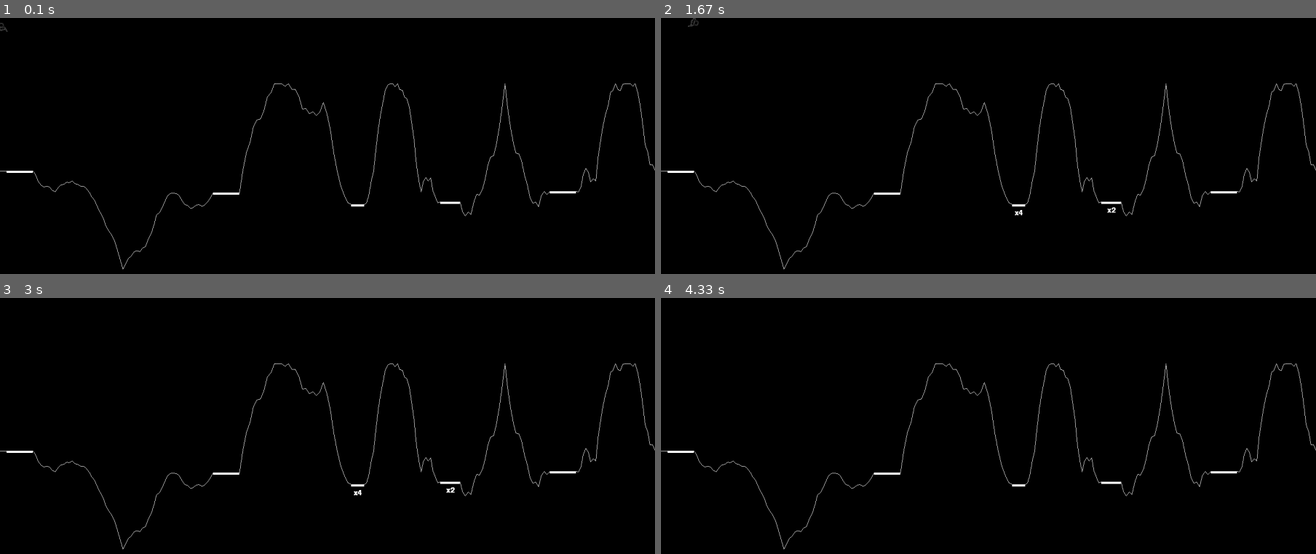
Above: before the commit, frames 1-4 (two rows, left to right).
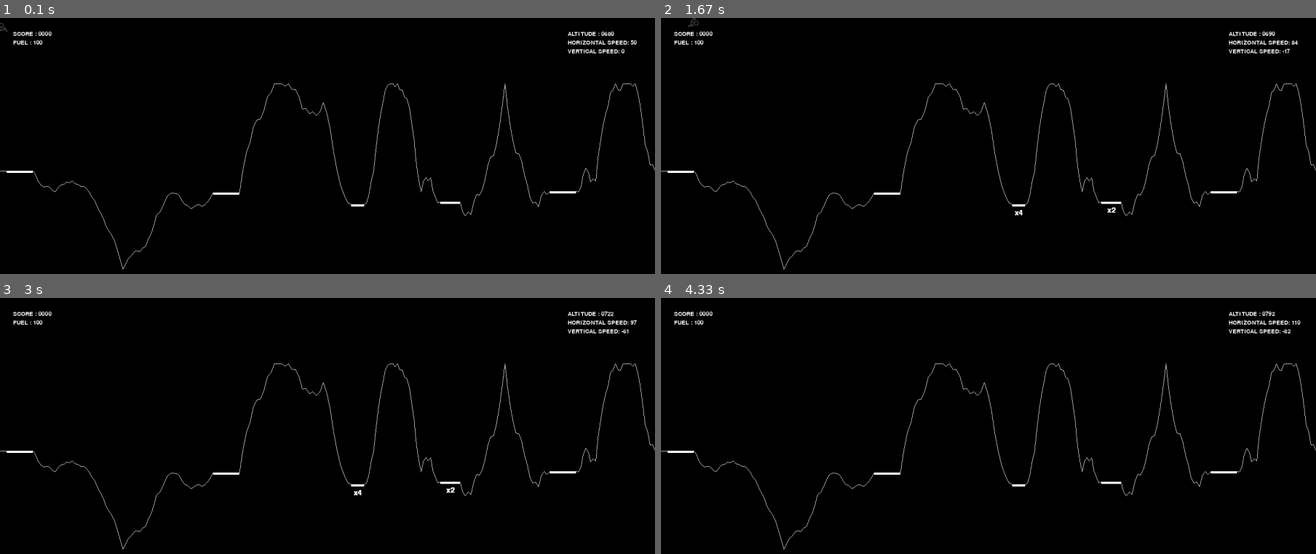
Above: after the commit, the same moments.

Repository: PeiP-2018-Work-Nantes-DUT-INFO/Planet-Lander-Lunar-Lander-with-Pygame
Game: pygame game, started from run_game.py
Same seed, same stepped clock (60 frames per second), same inputs: the game is played once before the commit and once after it.
Inputs:
- Up to frame 1 (0.1 s): no input
- Up to frame 2 (1.67 s): hold Right 0.33-0.8 s; hold Up 0.83-1.13 s; tap Space at 0.9, 1.23, 1.53 s; hold Right 1.17-1.63 s
- Up to frame 3 (3 s): hold Left 1.67-2.2 s; tap Space at 1.73, 2.03, 2.3, 2.6, 2.73 s; hold Left 2.23-2.63 s; hold Up from 2.67 s (still down)
- Up to frame 4 (4.33 s): release Up at 3.03 s; hold Right 3.07-3.7 s; tap Space at 3.13, 3.43, 3.8, 4.1, 4.3 s; hold Left 3.73-4.2 s; hold Right from 4.23 s (still down)

The runs differ from the first frame. In frame 1, 0.5% of the frame differs, in the area x 2-98%, y 5-14%; in frame 2, 0.5%; in frame 3, 0.5%; in frame 4, 0.5%.

Commit message:
Added HUD

Diff:
--- a/Game.py
+++ b/Game.py
@@ -12,6 +12,24 @@
     TurnRight = 2
 
 
+def drawHUD(window, lander, score):
+    offset = 0
+    for i in [('SCORE : {0:04d}', score), ('FUEL : {0:03d}', lander.fuel)]:
+        font = pygame.font.Font(None, GameConfig.fontSizeHud)
+        img = font.render(i[0].format(i[1]), True, GameConfig.white)
+        display_rect = img.get_rect()
+        display_rect.topleft = (GameConfig.hudLeftTopLeft[0], GameConfig.hudLeftTopLeft[1] + offset)
+        window.blit(img, display_rect)
+        offset += GameConfig.fontSizeHud
+    offset = 0
+    for i in [('ALTITUDE : {0:04.0f}', GameConfig.windowH - lander.y), ('HORIZONTAL SPEED: {0:.0f}', lander.vx,),
+              ('VERTICAL SPEED: {0:.0f}', lander.vy)]:
+        font = pygame.font.Font(None, GameConfig.fontSizeHud)
+        img = font.render(i[0].format(i[1]), True, GameConfig.white)
+        display_rect = img.get_rect()
+        display_rect.topleft = (GameConfig.hudRightTopRight[0], GameConfig.hudRightTopRight[1] + offset)
+        window.blit(img, display_rect)
+        offset += GameConfig.fontSizeHud
 
 
 def gameloop(window, horloge):
@@ -32,6 +50,8 @@
             elif event.type == pygame.KEYDOWN:
                 if event.key == pygame.K_ESCAPE:
                     gameOver = True
+                if event.key == pygame.K_UP:
+                    print("BOOOST")
         if keys[pygame.K_LEFT]:
             aircraft.rotate(Move.TurnLeft)
         elif keys[pygame.K_RIGHT]:
@@ -43,6 +63,7 @@
         land.landingEntities.draw(window)
         aircraft_team.update()
         aircraft_team.draw(window)
+        drawHUD(window, aircraft, 0)
         pygame.display.flip()
 
 
--- a/GameConfig.py
+++ b/GameConfig.py
@@ -13,3 +13,6 @@
     imgLanderH = 30
     white = (255, 255, 255)
     red = (255, 0, 0)
+    hudLeftTopLeft = (30, 30)
+    hudRightTopRight = (windowW - 200, 30)
+    fontSizeHud = 20
